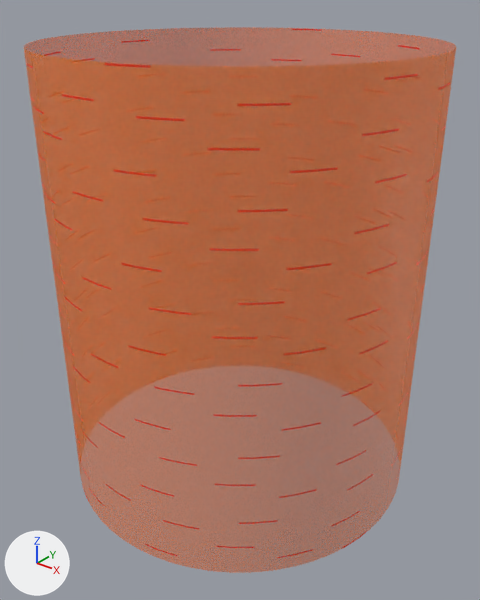
Renders of the FBX model Ghostbait/FBXFiles/CoreShield.fbx from each side of a commit.
One viewpoint serves both versions: a 50 mm lens placed at (0.1071, -0.1339, 0.1316), pointed at (0.002, -0.0026, 0.0502). Arrows for +X, +Y and +Z are at lower left; the lights stay in place. Where no turn or scale is listed for an object, it has been applied to the vertices.

Names of what the first picture shows: 'pPipe9'.
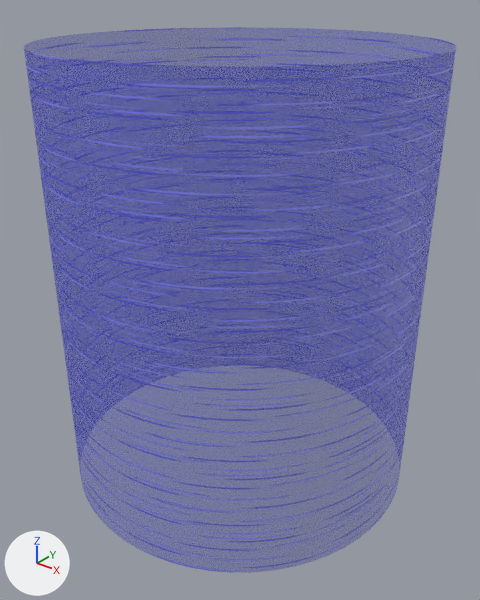
The change, as a list of edits to the scene's bpy script:
```text
Add img_forcefield_e_bandw_png:
    img_forcefield_e_bandw_png = load_image('ForceField_E_BandW.png', '_unpacked/ForceField_E_BandW.png', 512, 256, 'sRGB')
Add img_forcefield_d_blue_png:
    img_forcefield_d_blue_png = load_image('ForceField_D_blue.png', '_unpacked/ForceField_D_blue.png', 512, 256, 'sRGB')
Change mat_phong1:
    where n0 = _N.new('ShaderNodeBsdfPrincipled'); n0.name = 'Principled BSDF'
    add n0.inputs[28].default_value = 1.0  # 'Emission Strength'
    where n2 = _N.new('ShaderNodeTexImage'); n2.name = 'Image Texture'
    n2.image: img_forcefield_d_png -> img_forcefield_d_blue_png
    add n3 = _N.new('ShaderNodeTexImage'); n3.name = 'Image Texture.001'
    add n3.image = img_forcefield_e_bandw_png
    add _L.new(n3.outputs[0], n0.inputs[27])  # 'Color' to 'Emission Color'
```

What differs and where, as boxes (x1, y1, x2, y2) in the pictures (480 x 600 px):
'pPipe9', surface changed (red to blue)
    both: (26, 27, 456, 572)
